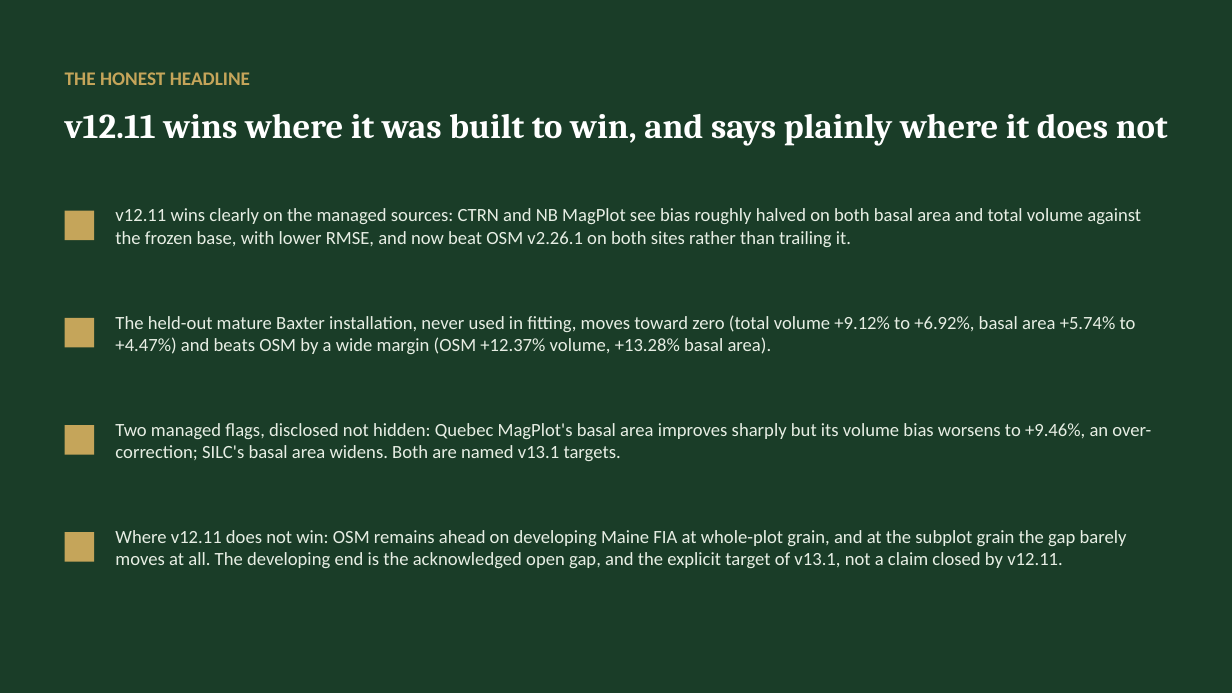
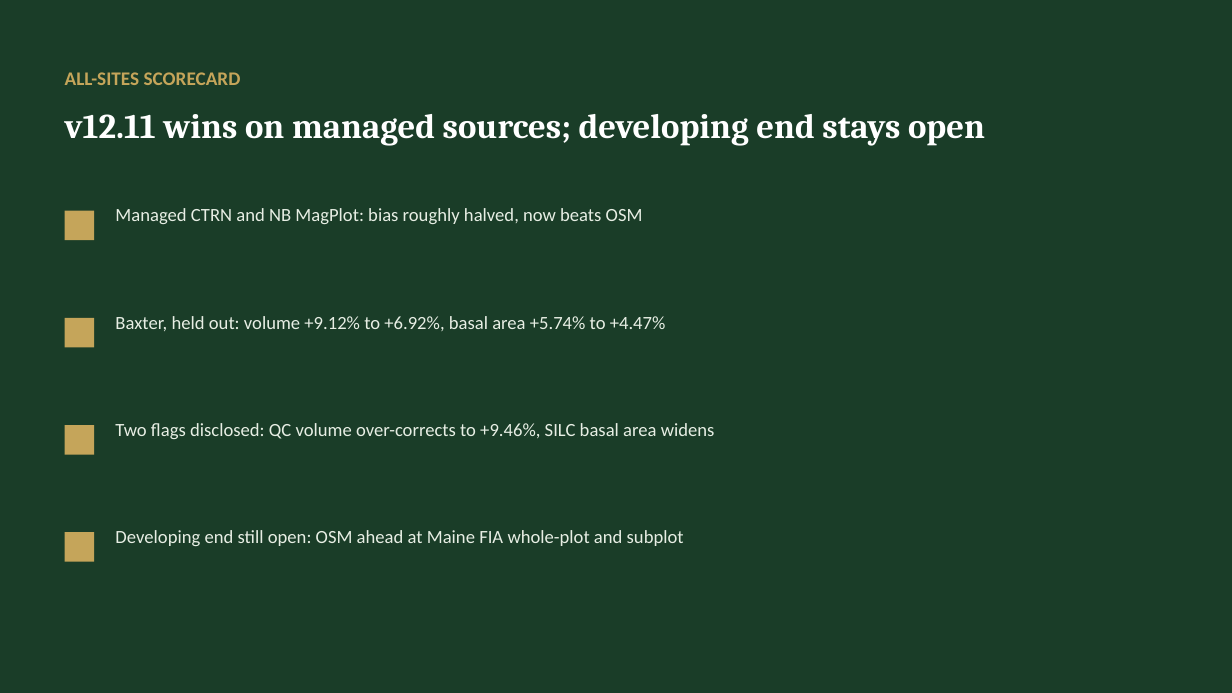
Before and after one commit to holoros/fvs-acd, a slide deck: slide 15 of FVS-ACD_Hennigar_Aug2026.pptx. Drawn at 1232x693 pixels with LibreOffice and Linux fonts; fonts in the diff are those of the drawing. Boxes give left, top, right and bottom in pixels: in the first picture for what was removed or moved away, otherwise in the second. Text is boxed around its words. In the diff, an @@ line names an element or a change of style, - is before the commit and + after.

```diff
--- a/FVS-ACD_Hennigar_Aug2026.pptx
+++ b/FVS-ACD_Hennigar_Aug2026.pptx
@@ text at (x1=65, y1=72, x2=241, y2=85): text changed @@
-THE HONEST HEADLINE
+ALL-SITES SCORECARD
@@ text at (x1=65, y1=114, x2=985, y2=146): text changed @@
-v12.11 wins where it was built to win, and says plainly where it does not
+v12.11 wins on managed sources; developing end stays open
@@ text at (x1=115, y1=208, x2=643, y2=224): text changed @@
-v12.11 wins clearly on the managed sources: CTRN and NB MagPlot see bias roughly halved on both basal area and total volume against the frozen base, with lower RMSE, and now beat OSM v2.26.1 on both sites rather than trailing it.
+Managed CTRN and NB MagPlot: bias roughly halved, now beats OSM
@@ text at (x1=115, y1=316, x2=666, y2=331): text changed @@
-The held-out mature Baxter installation, never used in fitting, moves toward zero (total volume +9.12% to +6.92%, basal area +5.74% to +4.47%) and beats OSM by a wide margin (OSM +12.37% volume, +13.28% basal area).
+Baxter, held out: volume +9.12% to +6.92%, basal area +5.74% to +4.47%
@@ text at (x1=115, y1=423, x2=715, y2=439): text changed @@
-Two managed flags, disclosed not hidden: Quebec MagPlot's basal area improves sharply but its volume bias worsens to +9.46%, an over-correction; SILC's basal area widens. Both are named v13.1 targets.
+Two flags disclosed: QC volume over-corrects to +9.46%, SILC basal area widens
@@ text at (x1=115, y1=530, x2=684, y2=546): text changed @@
-Where v12.11 does not win: OSM remains ahead on developing Maine FIA at whole-plot grain, and at the subplot grain the gap barely moves at all. The developing end is the acknowledged open gap, and the explicit target of v13.1, not a claim closed by v12.11.
+Developing end still open: OSM ahead at Maine FIA whole-plot and subplot
```
Also in this commit, not shown: 39 other slides changed, 1 slide added, 25 other files.
